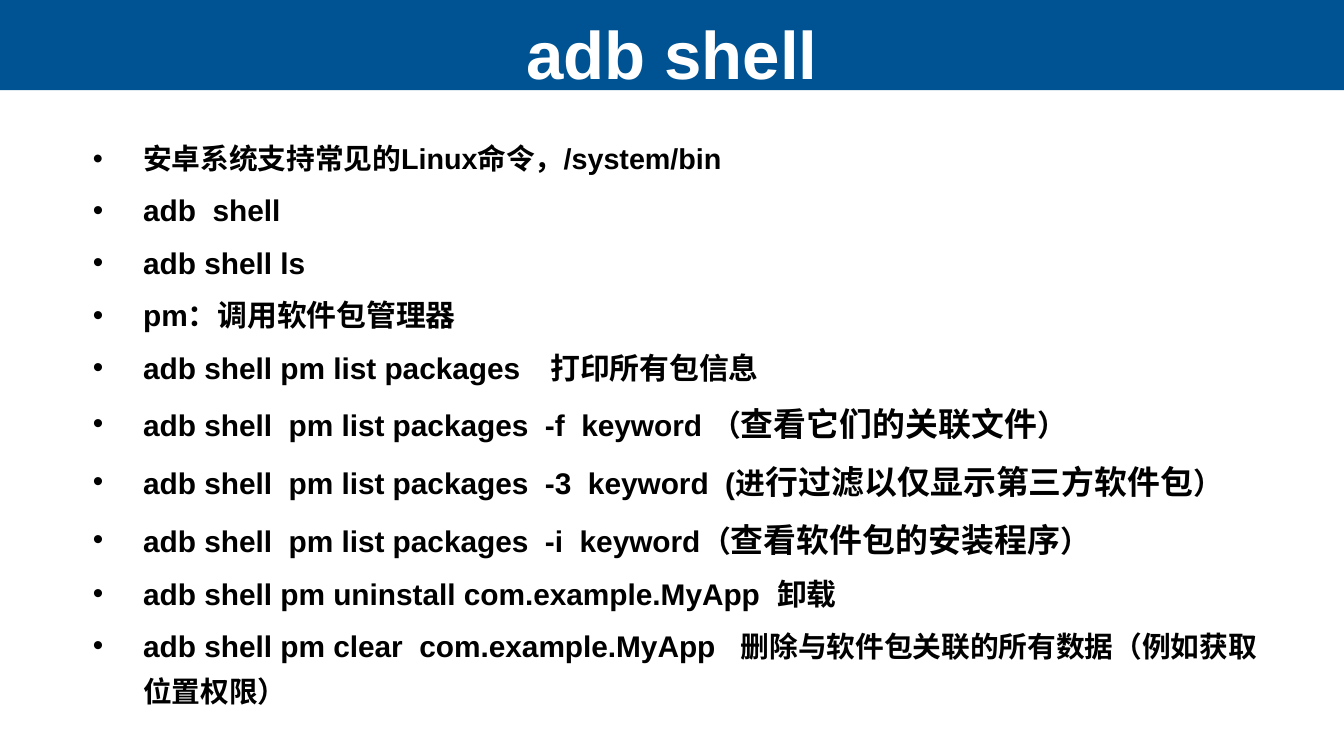
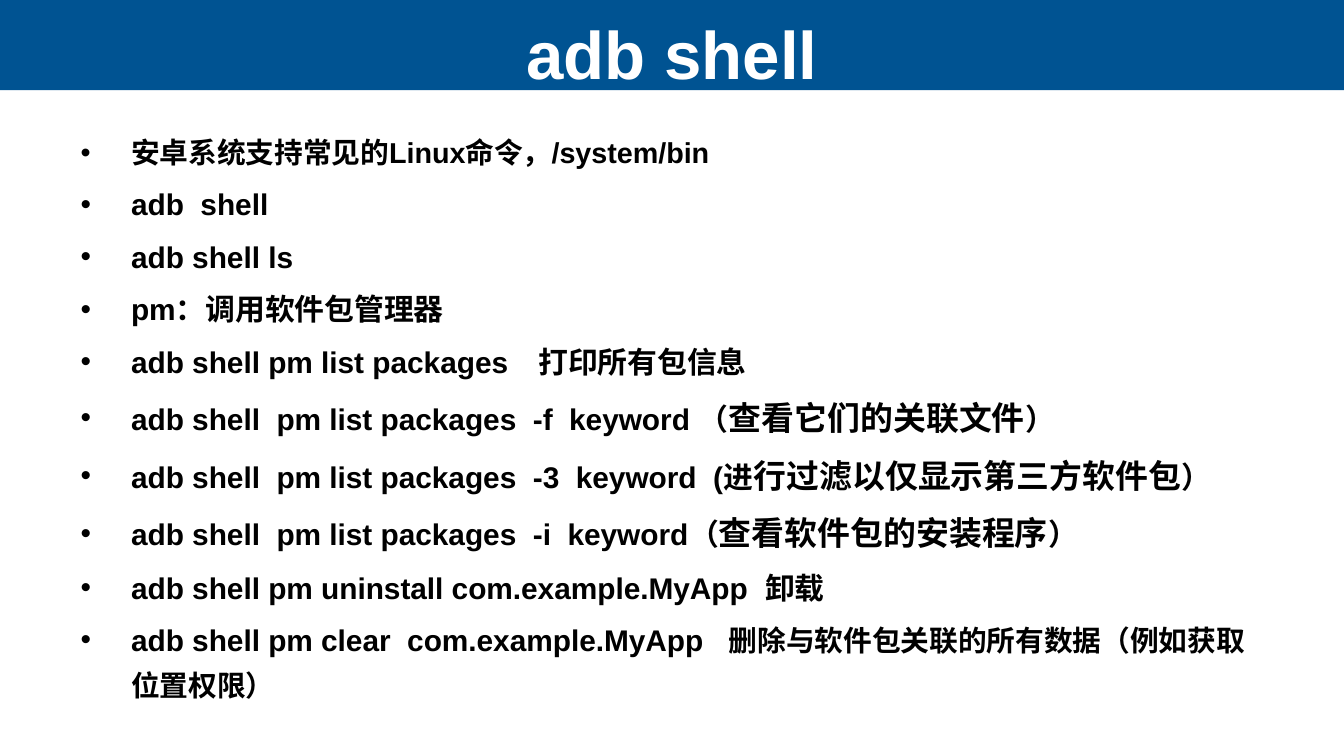
Before and after one commit to lihuanzhen2016/app-testing, a slide deck: slide 18 of PPT/03 ADB命令.pptx (slide 19 before the commit). Drawn at 1344x756 pixels with LibreOffice and Linux fonts; fonts in the diff are those of the drawing. Boxes give left, top, right and bottom in pixels: in the first picture for what was removed or moved away, otherwise in the second. Text is boxed around its words. In the diff, an @@ line names an element or a change of style, - is before the commit and + after.

```diff
--- a/PPT/03 ADB命令.pptx
+++ b/PPT/03 ADB命令.pptx
@@ text "安卓系统支持常见的Linux命令，/system/bin": place and size @@
-text "安卓系统支持常见的Linux命令，/system/bin" at (143,144,1257,705)
+text "安卓系统支持常见的Linux命令，/system/bin" at (131,138,1245,699)
```
Also in this commit, not shown: 13 other slides changed, 1 slide added, 1 slide removed, 1 other file.
